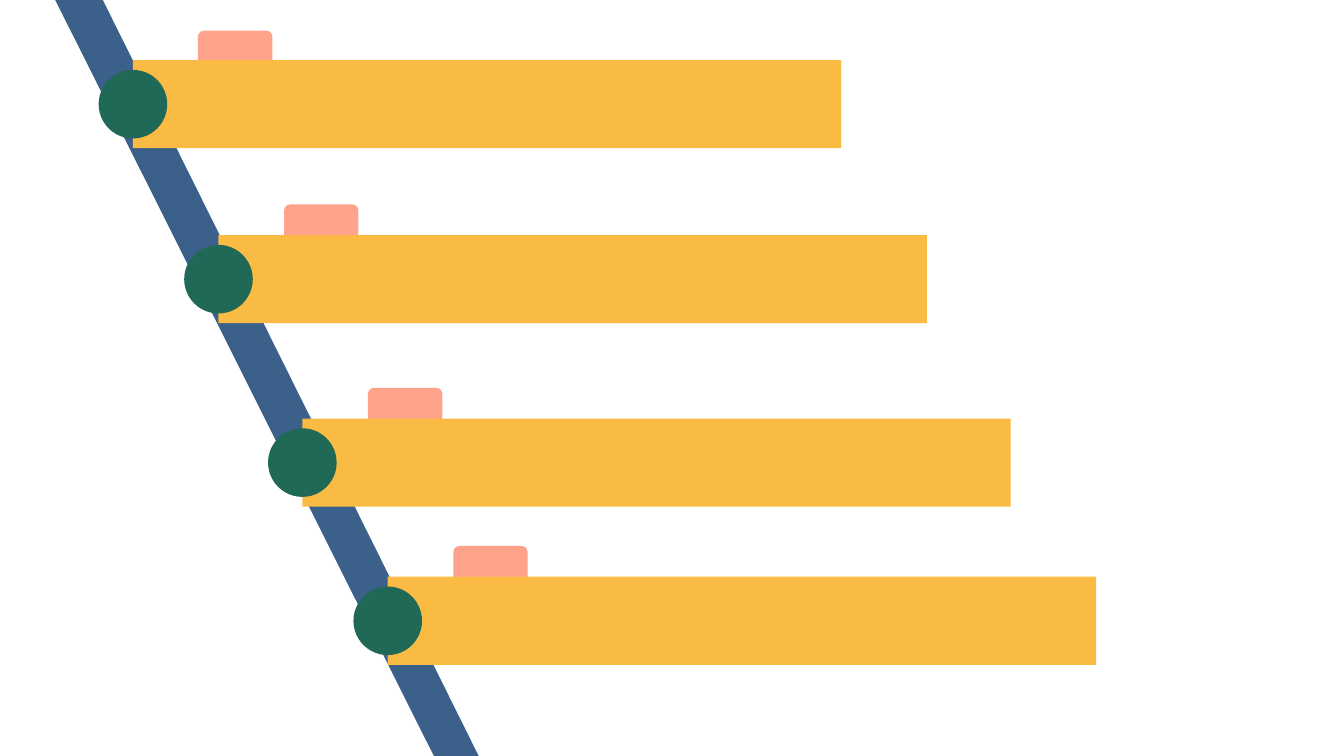
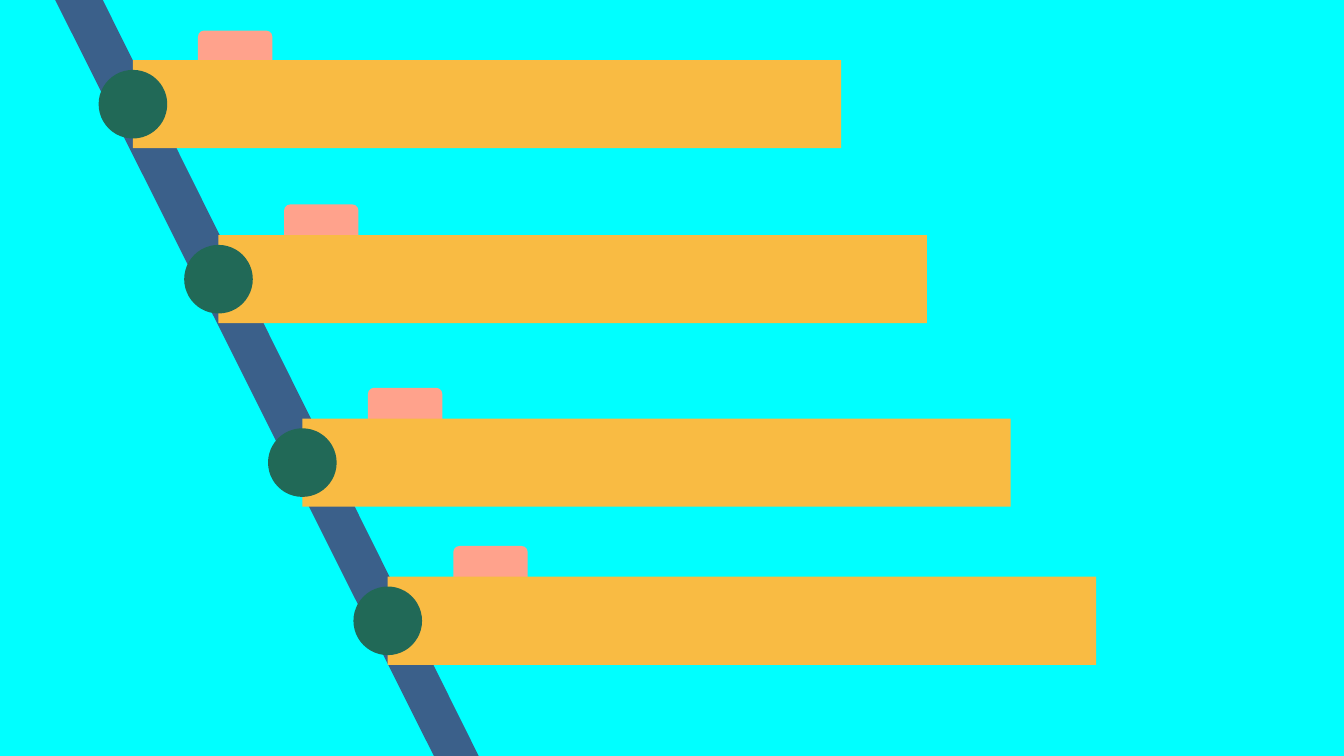
Before and after one commit to zipdang04/SimpO_HTTT, a slide deck: slide 5 of Olympia.pptm (slide 3 before the commit). Drawn at 1344x756 pixels with LibreOffice and Linux fonts; fonts in the diff are those of the drawing. Boxes give left, top, right and bottom in pixels: in the first picture for what was removed or moved away, otherwise in the second. Text is boxed around its words. In the diff, an @@ line names an element or a change of style, - is before the commit and + after.

```diff
--- a/Olympia.pptm
+++ b/Olympia.pptm
@@ background #FFFFFF to #00FFFF @@
```
Also in this commit, not shown: 3 other slides changed, 2 slides added, 30 other files.
